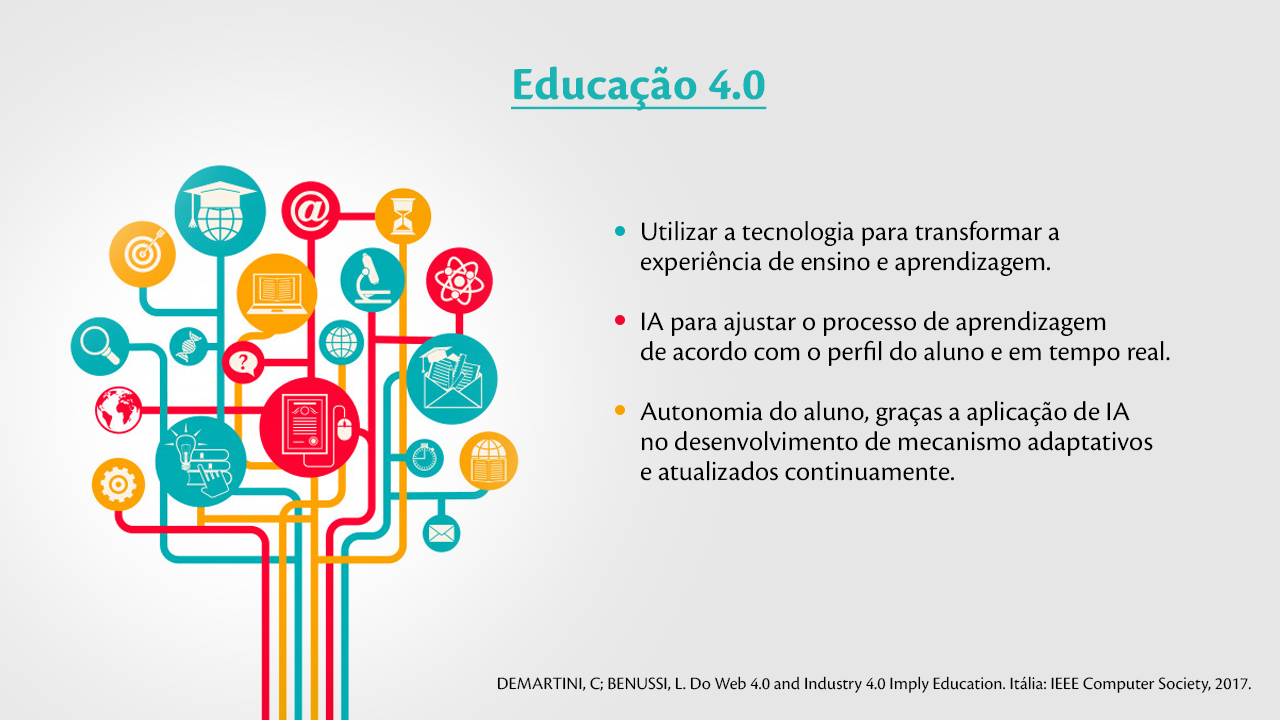
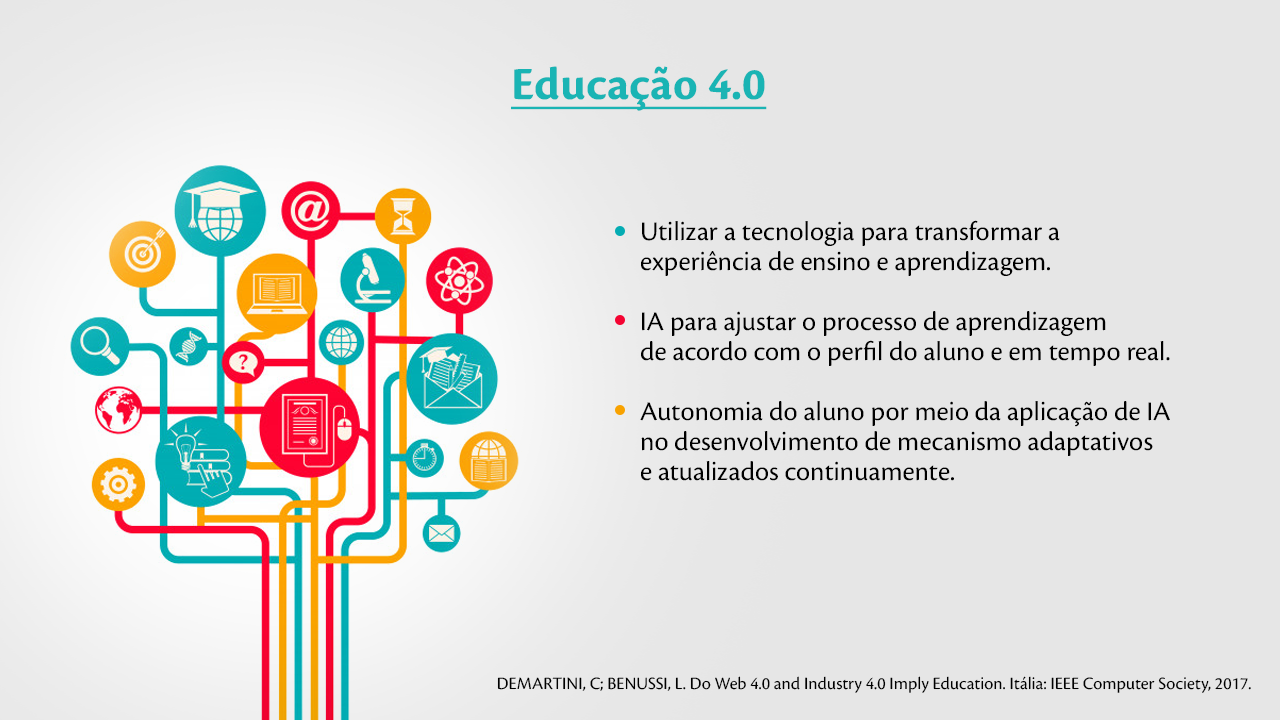
Revision of a layered 1280 x 720 image; what changed, layer by layer:
painted on "Utilizar a tecnologia para transformar a experiência de ensino" over [864, 401, 1170, 427]
